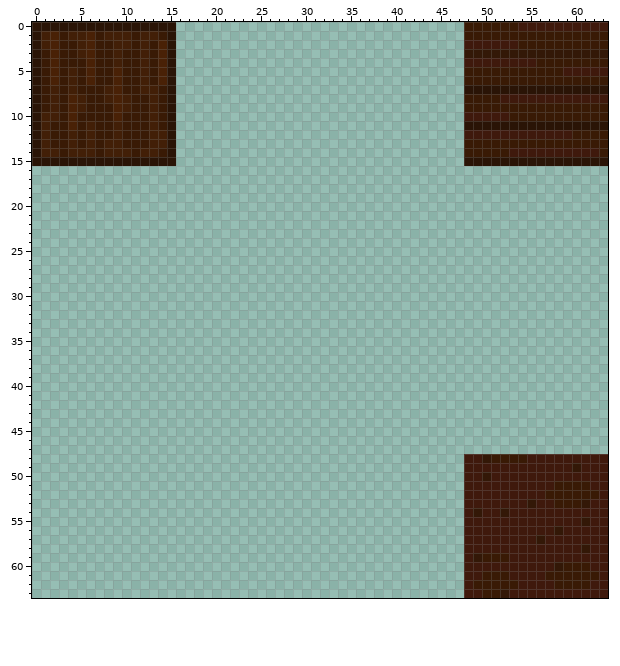
A pixel-art sprite gets an edit: Assets/first tiles.png. The first picture shows the starting point.
The file is 64x64 pixels. Colours within 5 levels of each other are drawn and written as one. The old version is drawn lined up with the new one.
The result:
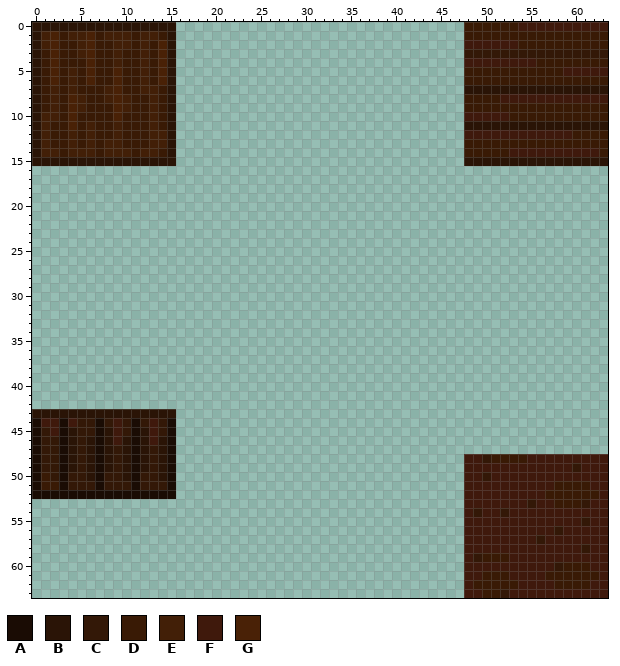
Palette (. is transparent): A #1a0c04  B #2a1406  C #331807  D #391a05  E #421f07  F #3f190c  G #492106
Changes in this commit:
drawings rearranged on the sheet (the old picture shows each at its new place; 1 dropped ones are not shown)
y 43: x 0..15 ................ -> BBBBBBBBBBBBBBBB
y 44: x 0..15 ................ -> AFFAFCCACFCACFCA
y 45: x 0..15 ................ -> ACFABCCABFCABFCA
y 46: x 0..15 ................ -> ACCABCBABFBABFBA
y 47..49: x 0..15 ................ -> ACCABCBABCBABCBA
y 50: x 0..15 ................ -> ADCACCBACCBACCBA
y 51: x 0..15 ................ -> ADDACCCACCCACCCA
y 52: x 0..15 ................ -> AAAAAAAAAAAAAAAA
